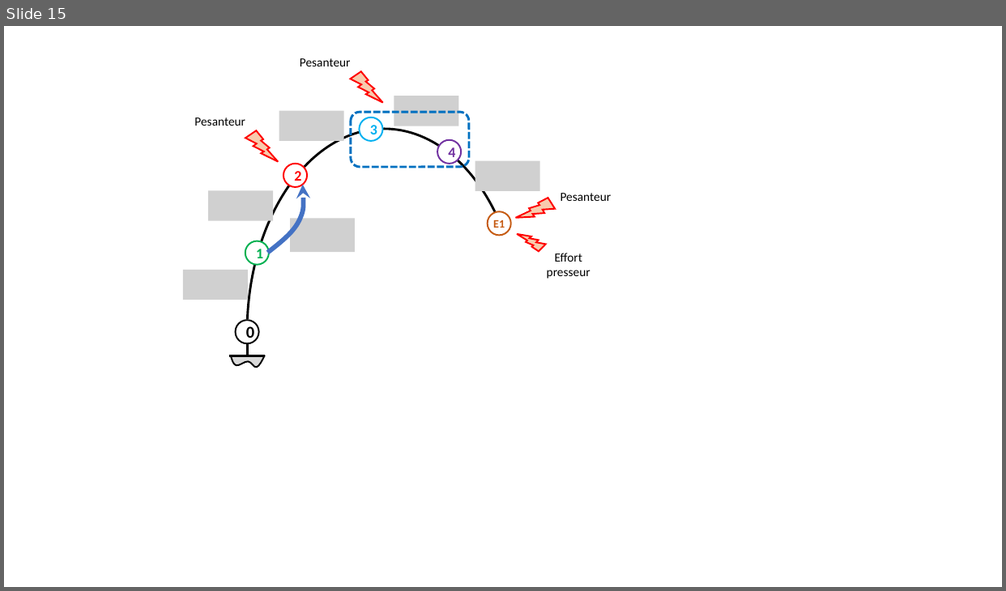
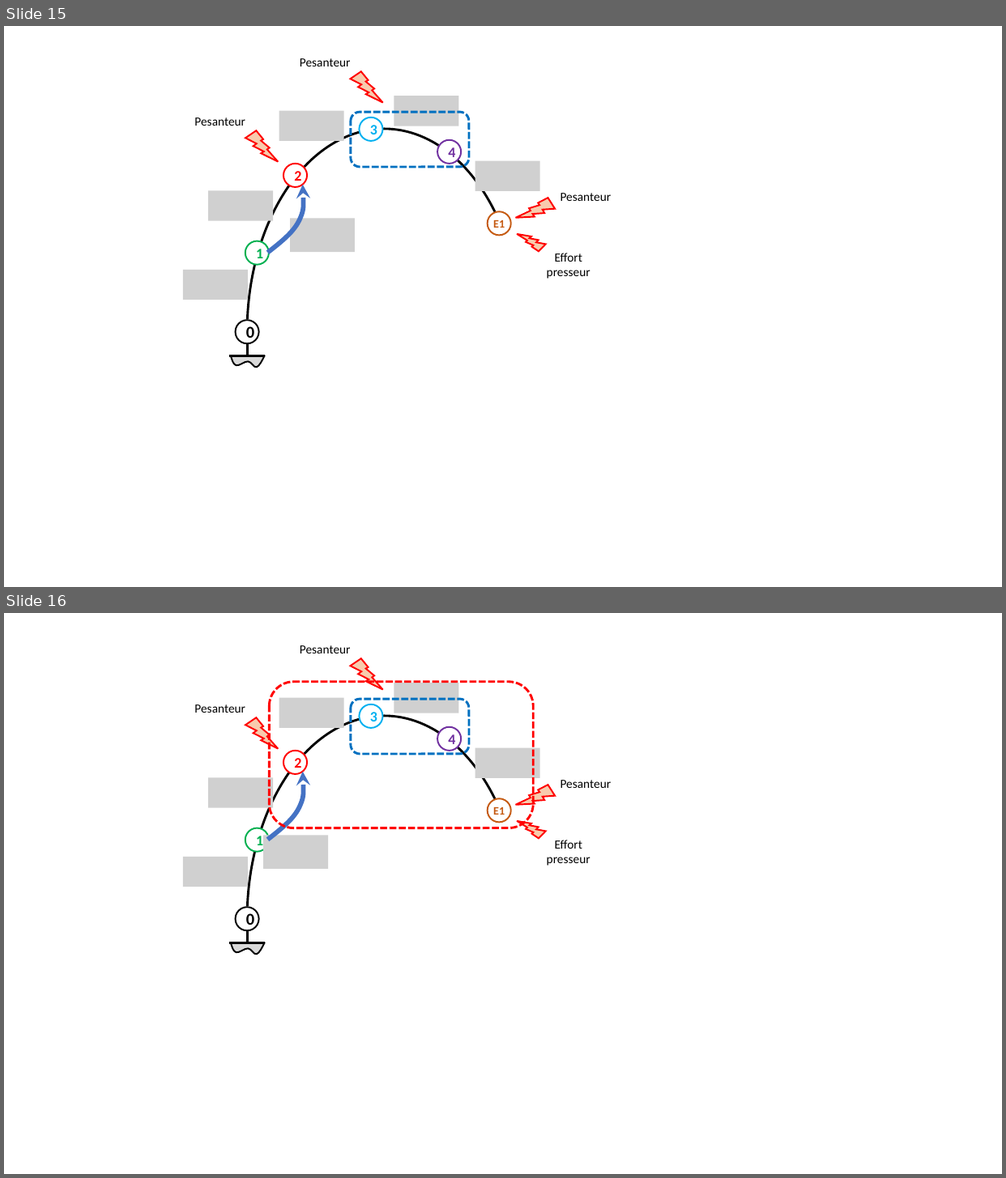
Before and after one commit to xpessoles/ExercicesCompetences, a slide deck: MecanismesDeBase/Figures.pptx. Shown one above the other, each under a label of ours: slide 15 before the commit, slides 15 and 16 after it. The pictures are 1006x591 and 1006x1178 pixels, drawn with LibreOffice and Linux fonts; fonts in the diff are those of the drawing; grey boxes stand for pictures. Boxes give left, top, right and bottom in pixels: in the first picture for what was removed or moved away, otherwise in the second. Text is boxed around its words. In the diff, an @@ line names an element or a change of style, - is before the commit and + after.

```diff
--- a/MecanismesDeBase/Figures.pptx
+++ b/MecanismesDeBase/Figures.pptx
@@ slide 16 added at (4, 613, 1002, 1174), background #FFFFFF @@
@@ text added at (300, 645, 351, 653), 12 pt, text #000000 @@
+Pesanteur
@@ lightning bolt added at (350, 656, 383, 693), fill #F8CBAD, outline #FF0000 1.5 pt @@
@@ rounded rectangle added at (269, 682, 533, 828), outline #FF0000 2.25 pt dashed @@
@@ picture added at (394, 683, 459, 713) @@
@@ text added at (194, 705, 245, 713), 12 pt, text #000000 @@
+Pesanteur
@@ picture added at (279, 697, 345, 727) @@
@@ rounded rectangle added at (351, 699, 469, 754), outline #0070C0 2.25 pt dashed @@
@@ ellipse added at (360, 705, 383, 727), fill #FFFFFF, outline #00B0F0 1.5 pt, 14 pt, text #00B0F0, bold @@
+3
@@ lightning bolt added at (245, 715, 279, 752), fill #F8CBAD, outline #FF0000 1.5 pt @@
@@ arc (boxed as its full ellipse) added at (247, 716, 522, 1122), outline #000000 2.25 pt @@
@@ ellipse added at (437, 726, 461, 750), fill #FFFFFF, outline #7030A0 1.5 pt, 14 pt, text #7030A0, bold @@
+4
@@ ellipse added at (283, 751, 306, 774), fill #FFFFFF, outline #FF0000 1.5 pt, 14 pt, text #FF0000, bold @@
+2
@@ picture added at (475, 747, 541, 777) @@
@@ picture added at (208, 777, 274, 807) @@
@@ freeform shape added at (267, 772, 304, 840), outline #4472C4 4.5 pt @@
@@ lightning bolt added at (516, 776, 558, 820), fill #F8CBAD, outline #FF0000 1.5 pt @@
@@ text added at (560, 780, 612, 788), 12 pt, text #000000 @@
+Pesanteur
@@ ellipse added at (488, 798, 511, 822), fill #FFFFFF, outline #C55A11 1.5 pt, 11 pt, text #C55A11, bold @@
+E1
@@ ellipse added at (245, 828, 268, 851), fill #FFFFFF, outline #00B050 1.5 pt, 14 pt, text #00B050, bold @@
+1
@@ lightning bolt added at (517, 813, 548, 844), fill #F8CBAD, outline #FF0000 1.5 pt @@
@@ picture added at (263, 835, 328, 869) @@
@@ text added at (547, 840, 590, 866), 12 pt, text #000000 @@
+Effort presseur
@@ picture added at (183, 857, 248, 887) @@
@@ ellipse added at (236, 907, 258, 931), fill #FFFFFF, outline #000000 1.5 pt, 16 pt, text #000000, bold @@
+0
@@ line added from (265, 943) to (229, 943), #000000 2.25 pt @@
@@ freeform shape added at (231, 943, 265, 954), fill #D9D9D9, outline #000000 1.5 pt @@
@@ line added from (247, 931) to (247, 943), #000000 2.25 pt @@
```
Also in this commit, not shown: 2 other files.
